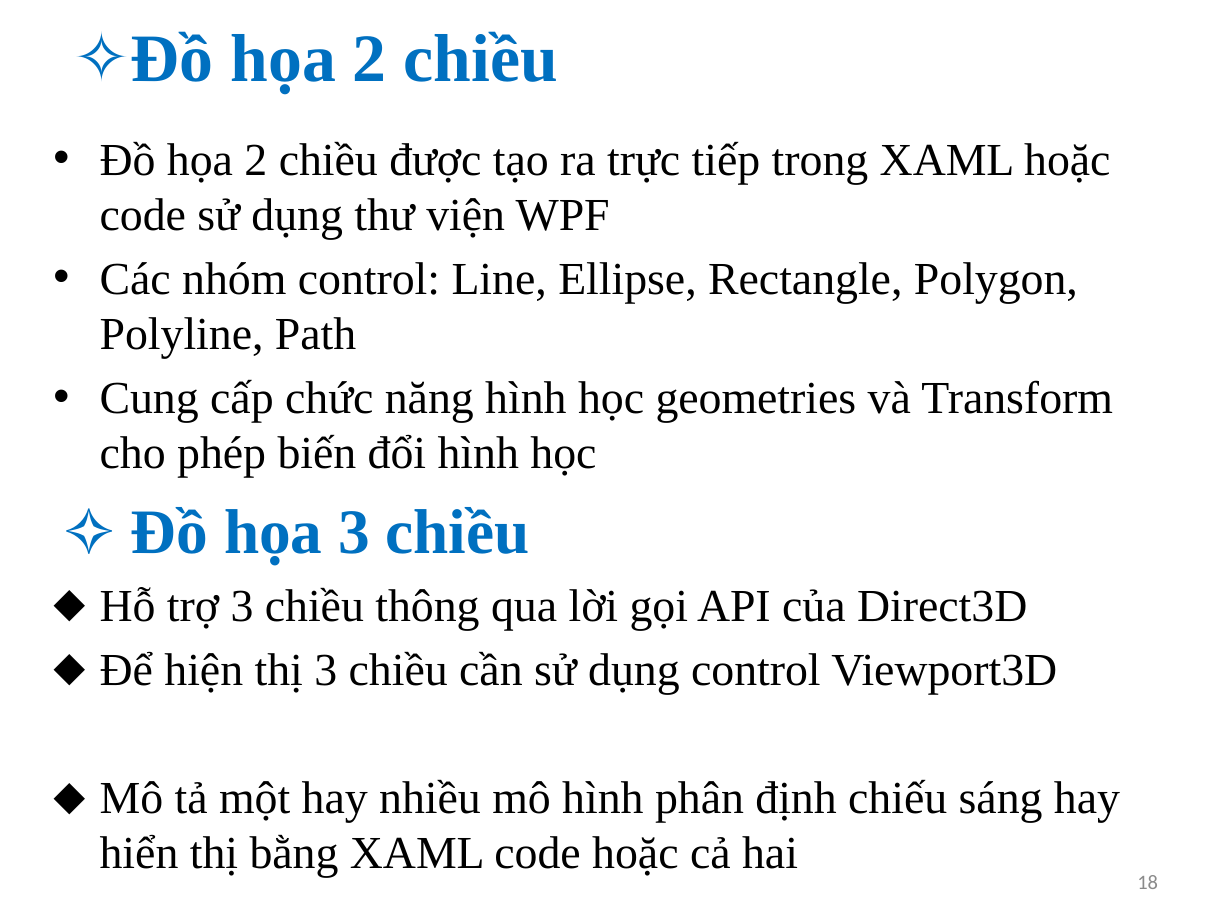
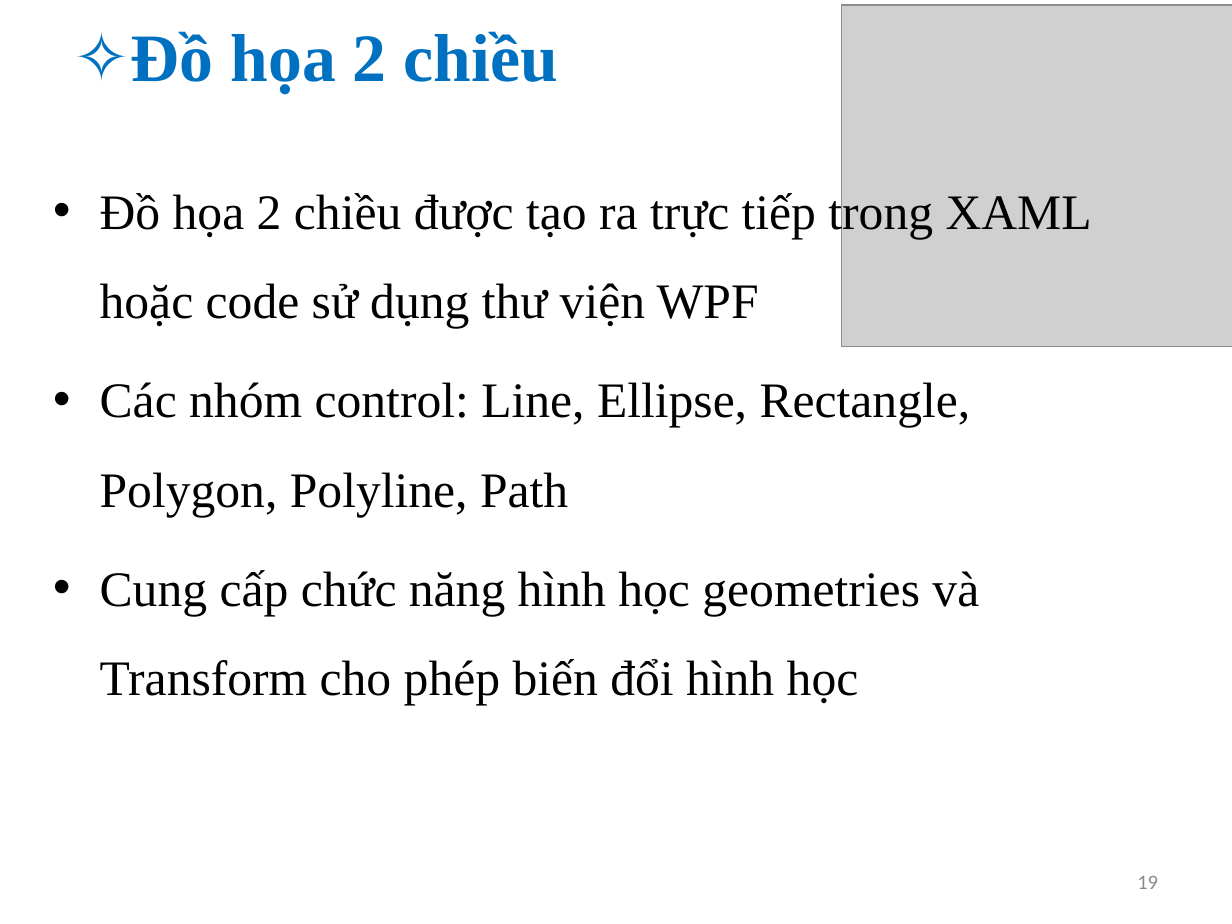
Before and after one commit to phandinhphivan/Phan-Dinh-Phi-Van, a slide deck: slide 19 of WPF.pptx (slide 18 before the commit). Drawn at 1232x924 pixels with LibreOffice and Linux fonts; fonts in the diff are those of the drawing; grey boxes stand for pictures. Boxes give left, top, right and bottom in pixels: in the first picture for what was removed or moved away, otherwise in the second. Text is boxed around its words. In the diff, an @@ line names an element or a change of style, - is before the commit and + after.

Commit message:
update pp

```diff
--- a/WPF.pptx
+++ b/WPF.pptx
@@ picture added at [841, 5, 1232, 346] @@
@@ text "Đồ họa 2 chiều được ...": place and size @@
-text "Đồ họa 2 chiều được ..." at [100, 141, 1120, 823]
+text "Đồ họa 2 chiều được ..." at [100, 190, 1092, 706]
@@ text "Đồ họa 2 chiều được ..." at [100, 190, 1092, 706]: size 26.8 to 29 pt; line spacing 1 to 1.5 @@
@@ text at [100, 507, 1120, 823]: paragraphs removed @@
-✧ Đồ họa 3 chiều
-⬥ Hỗ trợ 3 chiều thông qua lời gọi API của Direct3D
-⬥ Để hiện thị 3 chiều cần sử dụng control Viewport3D
-⬥ Mô tả một hay nhiều mô hình phân định chiếu sáng hay hiển thị bằng XAML code hoặc cả hai
@@ page number at [1137, 876, 1158, 889]: text changed @@
-18
+19
```
Also in this commit, not shown: 13 other slides changed, 3 slides added.
